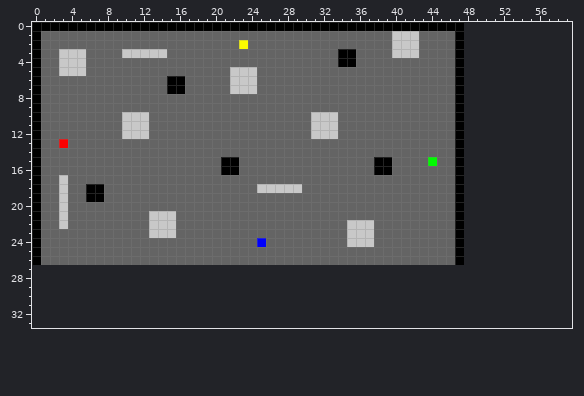
Pixel-art sprite, stored at DiskWars/DiskWars/DiskWarsContent/maps/testmap.png. This is how it looked before the edit.
The file is 48x27 pixels. The old version is drawn lined up with the new one, on the new canvas.
New version:
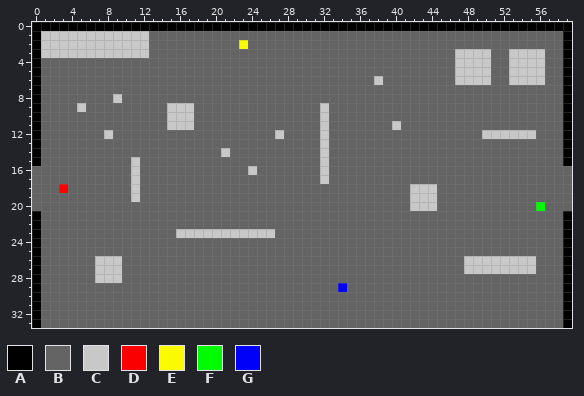
Palette (. is transparent): A #000000  B #646464  C #c8c8c8  D #fa0000  E #fafa00  F #00fa00  G #0000fa
Changes in this commit:
canvas 48x27 -> 60x34
y 0: x 48..59 ............ -> AAAAAAAAAAAA
y 1..2: x 1..12 BBBBBBBBBBBB -> CCCCCCCCCCCC; x 40..42 CCC -> BBB; x 47..59 A............ -> BBBBBBBBBBBBA
y 3: x 1..2 BB -> CC; x 6..9 BBBB -> CCCC; x 13..14 CC -> BB; x 34..35 AA -> BB; x 40..42 CCC -> BBB; x 47..59 A............ -> CCCCBBCCCCBBA
y 4: x 3..5 CCC -> BBB; x 34..35 AA -> BB; x 47..59 A............ -> CCCCBBCCCCBBA
y 5: x 3..5 CCC -> BBB; x 22..24 CCC -> BBB; x 47..59 A............ -> CCCCBBCCCCBBA
y 6: x 15..16 AA -> BB; x 22..24 CCC -> BBB; x 38 B -> C; x 47..59 A............ -> CCCCBBCCCCBBA
y 7: x 15..16 AA -> BB; x 22..24 CCC -> BBB; x 47..59 A............ -> BBBBBBBBBBBBA
y 8: x 9 B -> C; x 47..59 A............ -> BBBBBBBBBBBBA
y 9: x 5 B -> C; x 15..17 BBB -> CCC; x 32 B -> C; x 47..59 A............ -> BBBBBBBBBBBBA
y 10: x 10..12 CCC -> BBB; x 15..17 BBB -> CCC; x 31 C -> B; x 33 C -> B; x 47..59 A............ -> BBBBBBBBBBBBA
y 11: x 10..12 CCC -> BBB; x 15..17 BBB -> CCC; x 31 C -> B; x 33 C -> B; x 40 B -> C; x 47..59 A............ -> BBBBBBBBBBBBA
y 12: x 8 B -> C; x 10..12 CCC -> BBB; x 27 B -> C; x 31 C -> B; x 33 C -> B; x 47..59 A............ -> BBBCCCCCCBBBA
y 13: x 3 D -> B; x 32 B -> C; x 47..59 A............ -> BBBBBBBBBBBBA
y 14: x 21 B -> C; x 32 B -> C; x 47..59 A............ -> BBBBBBBBBBBBA
y 15: x 11 B -> C; x 21..22 AA -> BB; x 32 B -> C; x 38..39 AA -> BB; x 44 F -> B; x 47..59 A............ -> BBBBBBBBBBBBA
y 16: x 0 A -> B; x 11 B -> C; x 21..22 AA -> BB; x 24 B -> C; x 32 B -> C; x 38..39 AA -> BB; x 47..59 A............ -> BBBBBBBBBBBBB
y 17: x 0 A -> B; x 3 C -> B; x 11 B -> C; x 32 B -> C; x 47..59 A............ -> BBBBBBBBBBBBB
y 18: x 0 A -> B; x 3 C -> D; x 6..7 AA -> BB; x 11 B -> C; x 25..29 CCCCC -> BBBBB; x 42..44 BBB -> CCC; x 47..59 A............ -> BBBBBBBBBBBBB
y 19: x 0 A -> B; x 3 C -> B; x 6..7 AA -> BB; x 11 B -> C; x 42..44 BBB -> CCC; x 47..59 A............ -> BBBBBBBBBBBBB
y 20: x 0 A -> B; x 3 C -> B; x 42..44 BBB -> CCC; x 47..59 A............ -> BBBBBBBBBFBBB
y 21: x 3 C -> B; x 13..15 CCC -> BBB; x 47..59 A............ -> BBBBBBBBBBBBA
y 22: x 3 C -> B; x 13..15 CCC -> BBB; x 35..37 CCC -> BBB; x 47..59 A............ -> BBBBBBBBBBBBA
y 23: x 13..26 CCCBBBBBBBBBBB -> BBBCCCCCCCCCCC; x 35..37 CCC -> BBB; x 47..59 A............ -> BBBBBBBBBBBBA
y 24: x 25 G -> B; x 35..37 CCC -> BBB; x 47..59 A............ -> BBBBBBBBBBBBA
y 25: x 47..59 A............ -> BBBBBBBBBBBBA
y 26: x 7..9 BBB -> CCC; x 47..59 A............ -> BCCCCCCCCBBBA
y 27: x 0..59 ............................................................ -> ABBBBBBCCCBBBBBBBBBBBBBBBBBBBBBBBBBBBBBBBBBBBBBBCCCCCCCCBBBA
y 28: x 0..59 ............................................................ -> ABBBBBBCCCBBBBBBBBBBBBBBBBBBBBBBBBBBBBBBBBBBBBBBBBBBBBBBBBBA
y 29: x 0..59 ............................................................ -> ABBBBBBBBBBBBBBBBBBBBBBBBBBBBBBBBBGBBBBBBBBBBBBBBBBBBBBBBBBA
y 30..33: x 0..59 ............................................................ -> ABBBBBBBBBBBBBBBBBBBBBBBBBBBBBBBBBBBBBBBBBBBBBBBBBBBBBBBBBBA
Where, in picture pixels (left, top, right, bottom), the same in both pictures:
changed: (32, 22, 572, 328)
